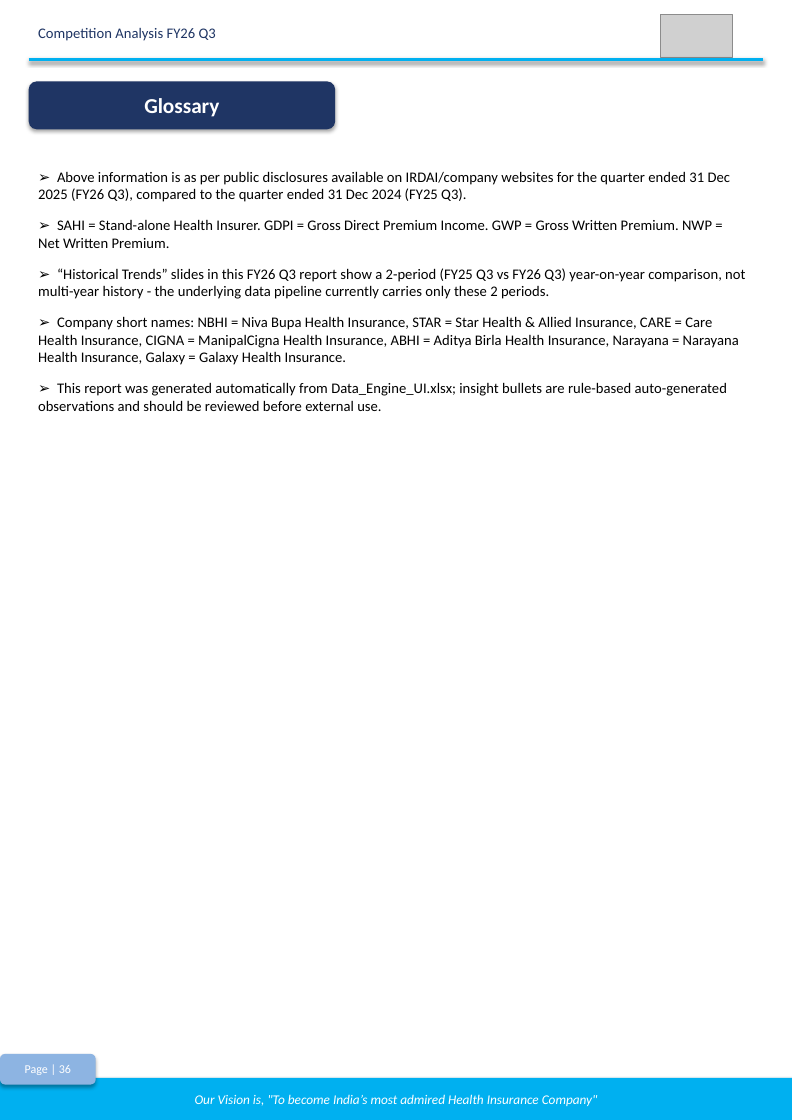
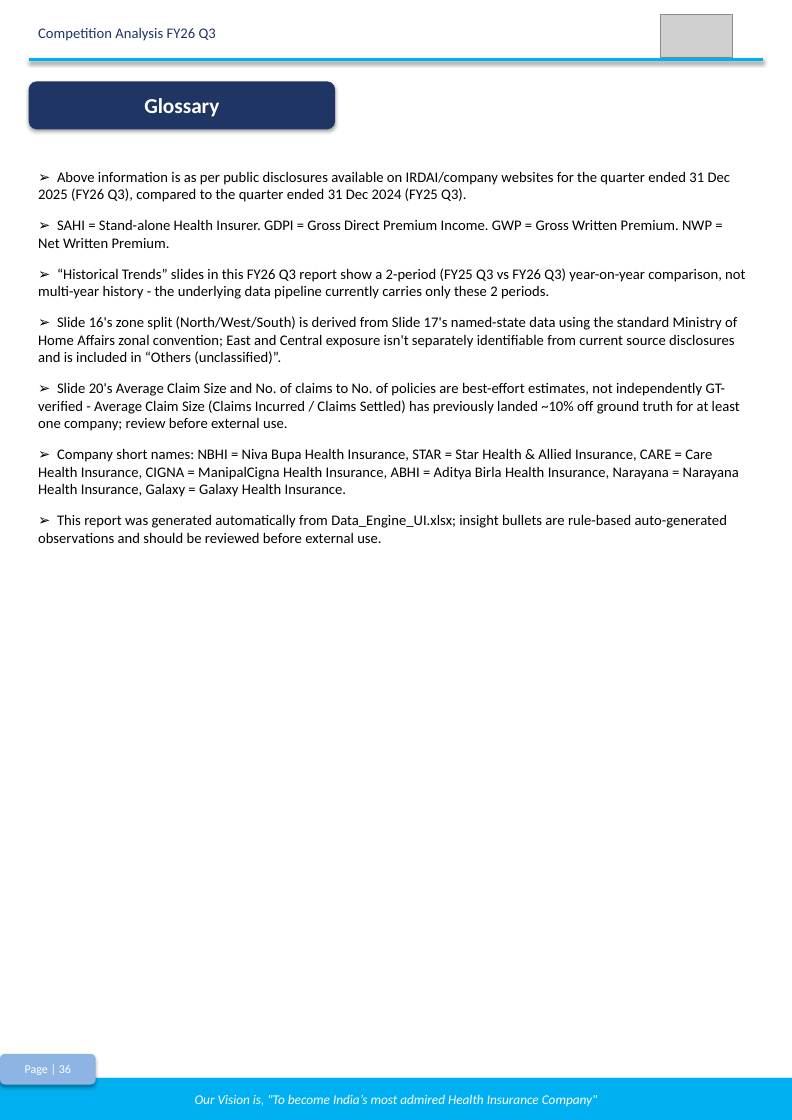
Before and after one commit to premsagariit/Competitor_Summary, a slide deck: slide 36 of Backend/output/Competition_Summary_FY26_Q3.pptx. Drawn at 792x1120 pixels with LibreOffice and Linux fonts; fonts in the diff are those of the drawing; grey boxes stand for pictures. Boxes give left, top, right and bottom in pixels: in the first picture for what was removed or moved away, otherwise in the second. Text is boxed around its words. In the diff, an @@ line names an element or a change of style, - is before the commit and + after.

```diff
--- a/Backend/output/Competition_Summary_FY26_Q3.pptx
+++ b/Backend/output/Competition_Summary_FY26_Q3.pptx
@@ text at (x1=38, y1=316, x2=740, y2=431): paragraphs added @@
+➢ Slide 16's zone split (North/West/South) is derived from Slide 17's named-state data using the standard Ministry of Home Affairs zonal convention; East and Central exposure isn't separately identifiable from current source disclosures and is included in “Others (unclassified)”.
+➢ Slide 20's Average Claim Size and No. of claims to No. of policies are best-effort estimates, not independently GT-verified - Average Claim Size (Claims Incurred / Claims Settled) has previously landed ~10% off ground truth for at least one company; review before external use.
```
Also in this commit, not shown: 8 other slides changed, 7 other files.
